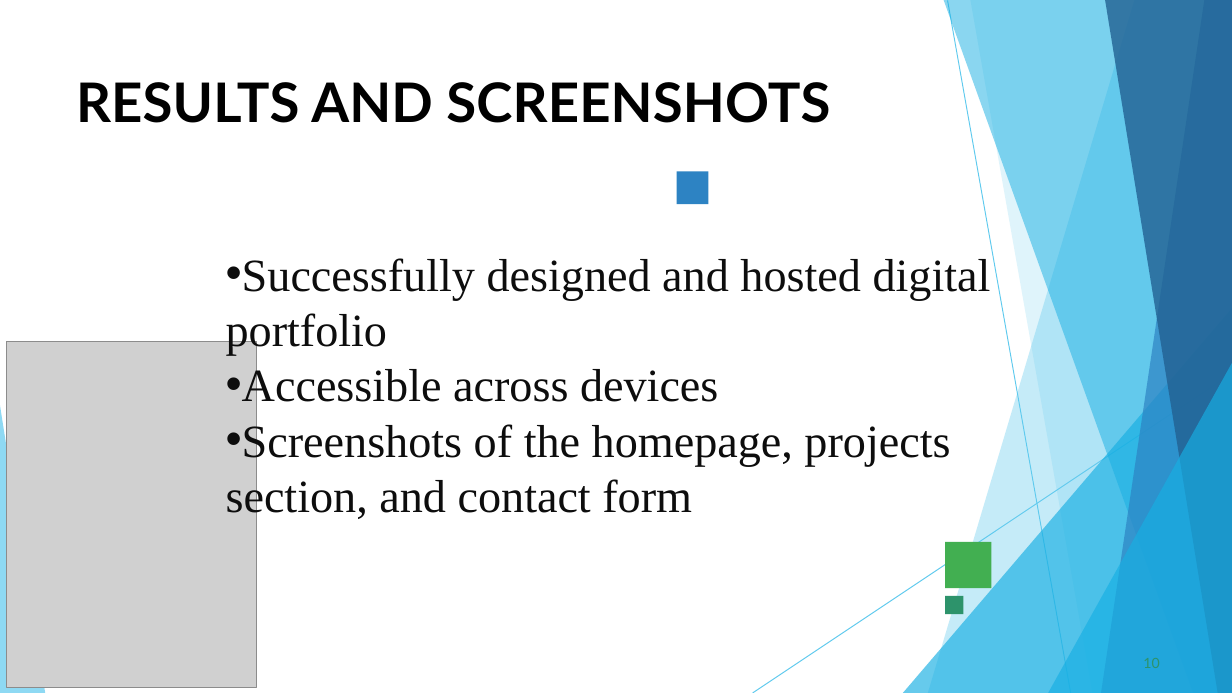
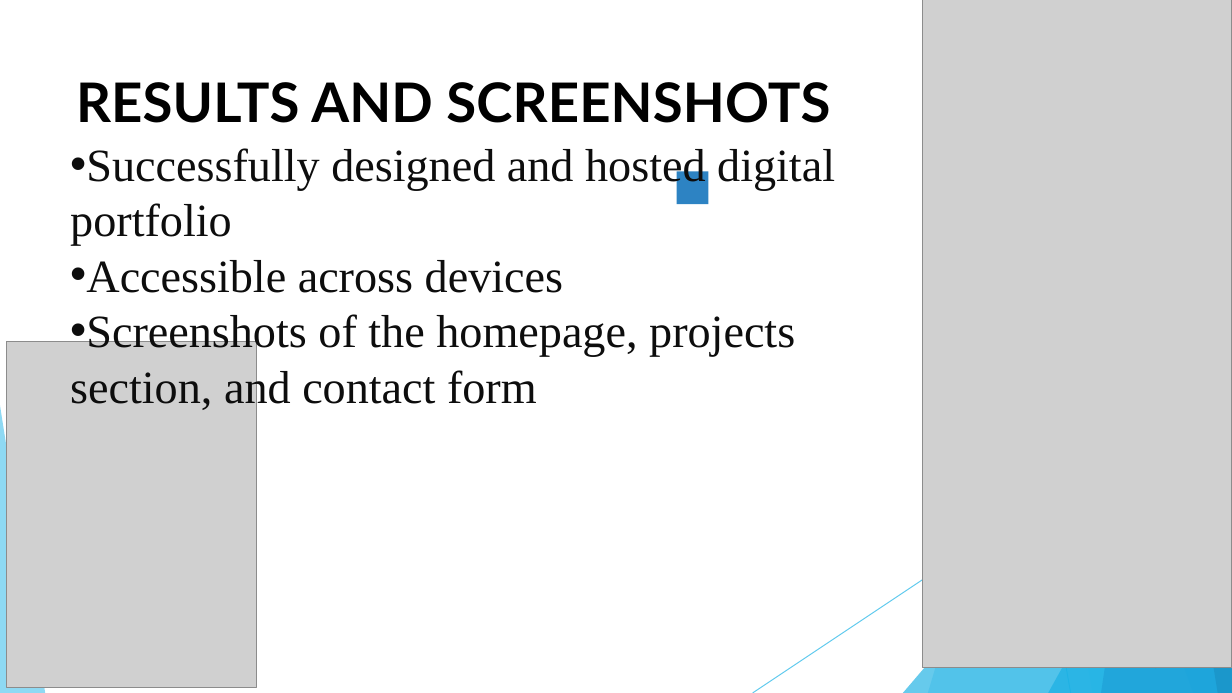
Before and after one commit to mohammedsaifullahk768-bot/DIGITAL-PORTFOLIO-, a slide deck: slide 10 of PPT Project NM.pptx. Drawn at 1232x693 pixels with LibreOffice and Linux fonts; fonts in the diff are those of the drawing; grey boxes stand for pictures. Boxes give left, top, right and bottom in pixels: in the first picture for what was removed or moved away, otherwise in the second. Text is boxed around its words. In the diff, an @@ line names an element or a change of style, - is before the commit and + after.

```diff
--- a/PPT Project NM.pptx
+++ b/PPT Project NM.pptx
@@ picture added at (923, 0, 1232, 668) @@
@@ text "Successfully designed and hosted digital ...": place and size @@
-text "Successfully designed and hosted digital ..." at (226, 258, 991, 522)
+text "Successfully designed and hosted digital ..." at (70, 148, 835, 412)
@@ freeform shape removed at (945, 542, 992, 588) @@
@@ freeform shape removed at (945, 596, 964, 615) @@
```
